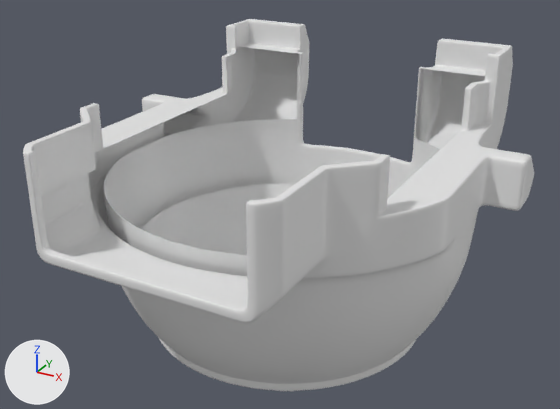
Before and after pictures for a commit that changed the OBJ model PadForge.App/3DModels/DualSense/Edge/LeftStickClick.obj.
The view is the same before and after, from a camera (50 mm lens) standing at (-0.2, -47.4, 9.0) and looking at (-26.0, -0.5, -14.4). Every picture has the same lights, and +X, +Y and +Z are marked at lower left. The older version comes first. Where no turn or scale is listed for an object, it has been applied to the vertices. Vertices at exactly the same position are counted once.

Objects in the first picture: 'LeftStickClick'.
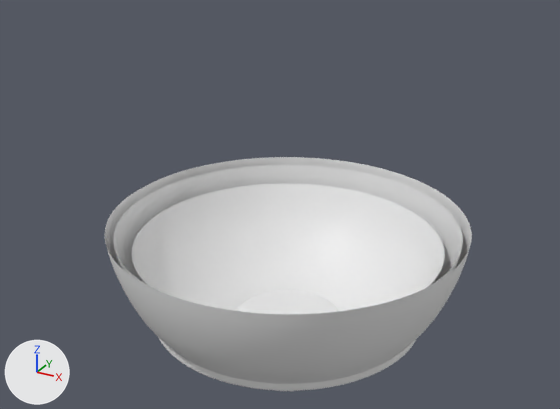
Diff of the bpy script that builds the scene:
```diff
--- a/PadForge.App/3DModels/DualSense/Edge/LeftStickClick.obj.py
+++ b/PadForge.App/3DModels/DualSense/Edge/LeftStickClick.obj.py
@@ me_leftstickclick @@
 # used by ob_leftstickclick; location = (0.0, 0.0, 0.0)
-me_leftstickclick.from_pydata(...)  # 23149 vertices, 22870 faces; spans x -41.9..-9.3, y -17.8..15.7, z -28.3..-4.0
+me_leftstickclick.from_pydata(...)  # 11136 vertices, 10944 faces; spans x -39.2..-12.0, y -13.7..13.6, z -28.3..-15.7
+# me_leftstickclick part 1: 12013 vertices removed from x -41.9..-9.3, y -17.8..15.7, z -15.5..-4.0
```

Boxes (x1, y1, x2, y2) around the edits, measured in the pictures (560 x 409 px):
'LeftStickClick', reshaped (28% narrower, 37% shorter)
    before: (23, 19, 534, 391)
    after: (105, 157, 472, 391)
part 1 of me_leftstickclick, deleted
    before: (23, 19, 534, 323)
